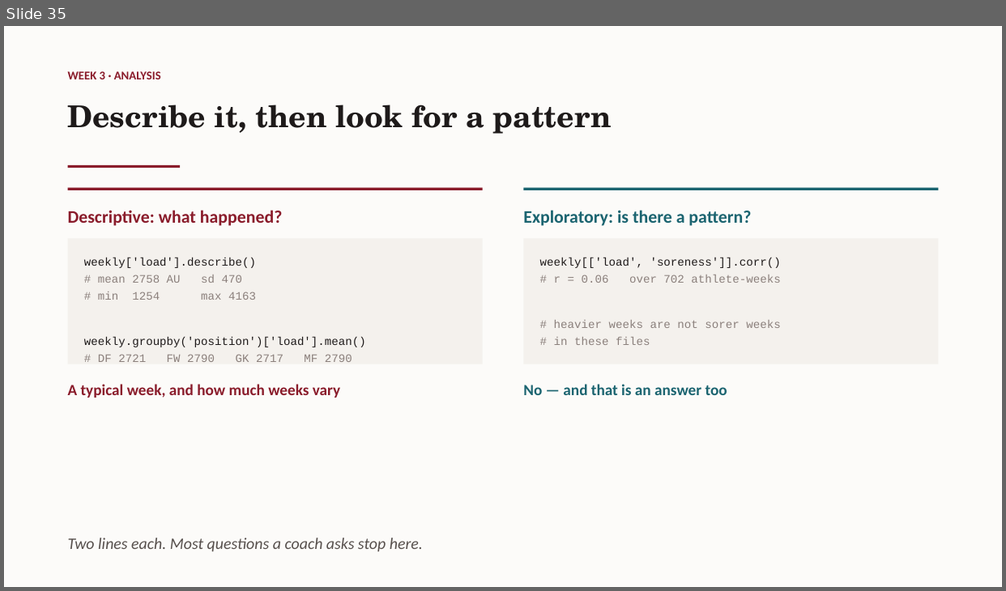
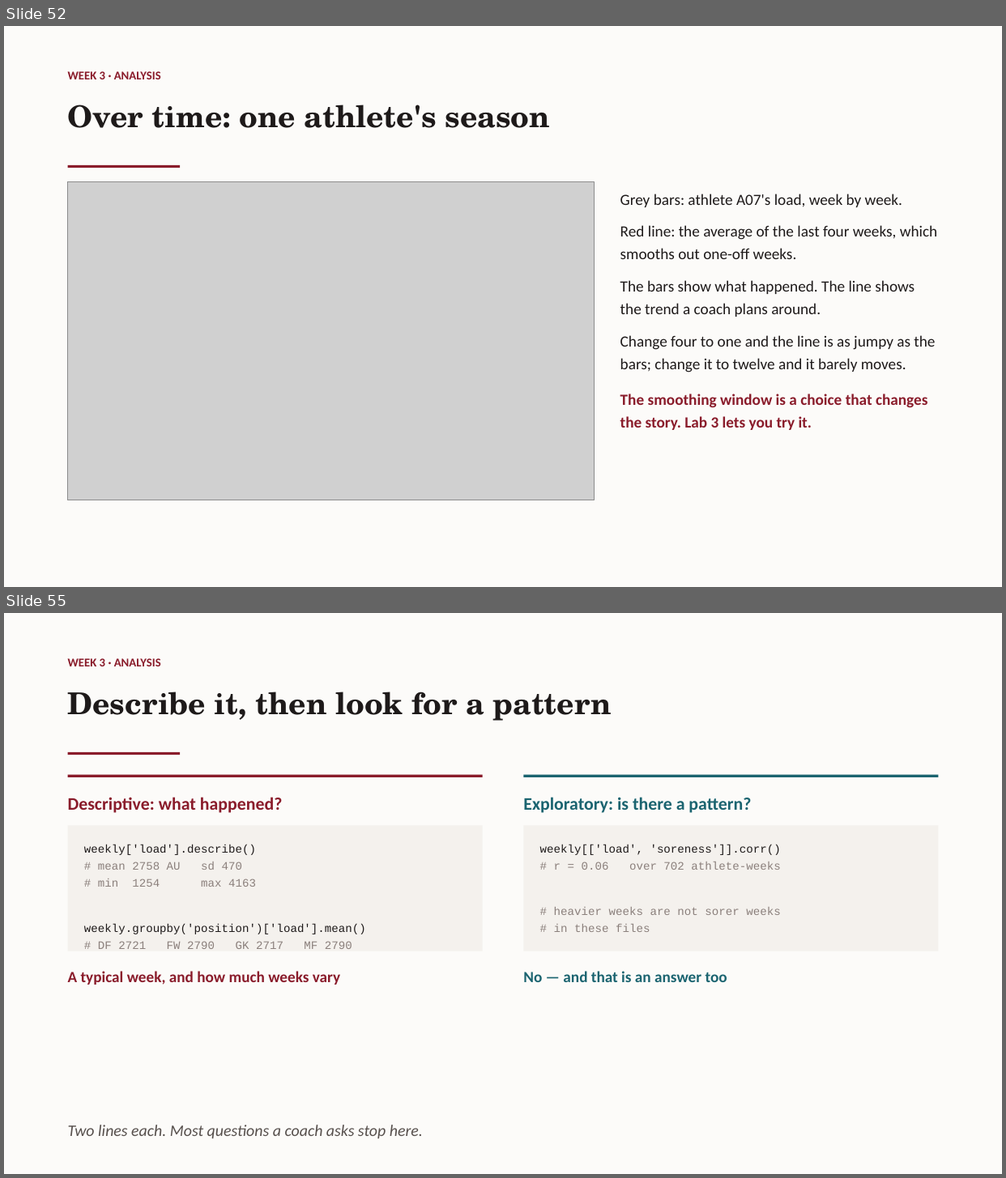
Before and after one commit to galipaydin/pes3850, a slide deck: lectures/week03/slides.pptx. Shown one above the other, each under a label of ours: slide 35 before the commit, slides 52 and 55 after it; the slides between them are not shown. The pictures are 1006x591 and 1006x1178 pixels, drawn with LibreOffice and Linux fonts; fonts in the diff are those of the drawing; grey boxes stand for pictures. Boxes give left, top, right and bottom in pixels: in the first picture for what was removed or moved away, otherwise in the second. Text is boxed around its words. In the diff, an @@ line names an element or a change of style, - is before the commit and + after.

Commit message:
Week 3 slides: worked examples for preprocessing, analysis and machine learning

```diff
--- a/lectures/week03/slides.pptx
+++ b/lectures/week03/slides.pptx
@@ slide 52 added at <box>4,26,1002,587</box>, background #FCFBF9 @@
@@ text added at <box>68,71,161,79</box>, 11.5 pt, text #8A1C2B, bold @@
+WEEK 3 · ANALYSIS
@@ text added at <box>68,105,550,128</box>, 29 pt, text #1E1A1A, bold @@
+Over time: one athlete's season
@@ rectangle added at <box>68,165,180,169</box>, fill #8A1C2B @@
@@ picture added at <box>68,182,594,501</box> @@
@@ text added at <box>620,194,937,430</box>, 15 pt, text #1E1A1A @@
+Grey bars: athlete A07's load, week by week.
+Red line: the average of the last four weeks, which smooths out one-off weeks.
+The bars show what happened. The line shows the trend a coach plans around.
+Change four to one and the line is as jumpy as the bars; change it to twelve and it barely moves.
+The smoothing window is a choice that changes the story. Lab 3 lets you try it.
@@ what was slide 35 is now slide 55 @@
```
Also in this commit, not shown: 34 other slides added, 2 other files.
